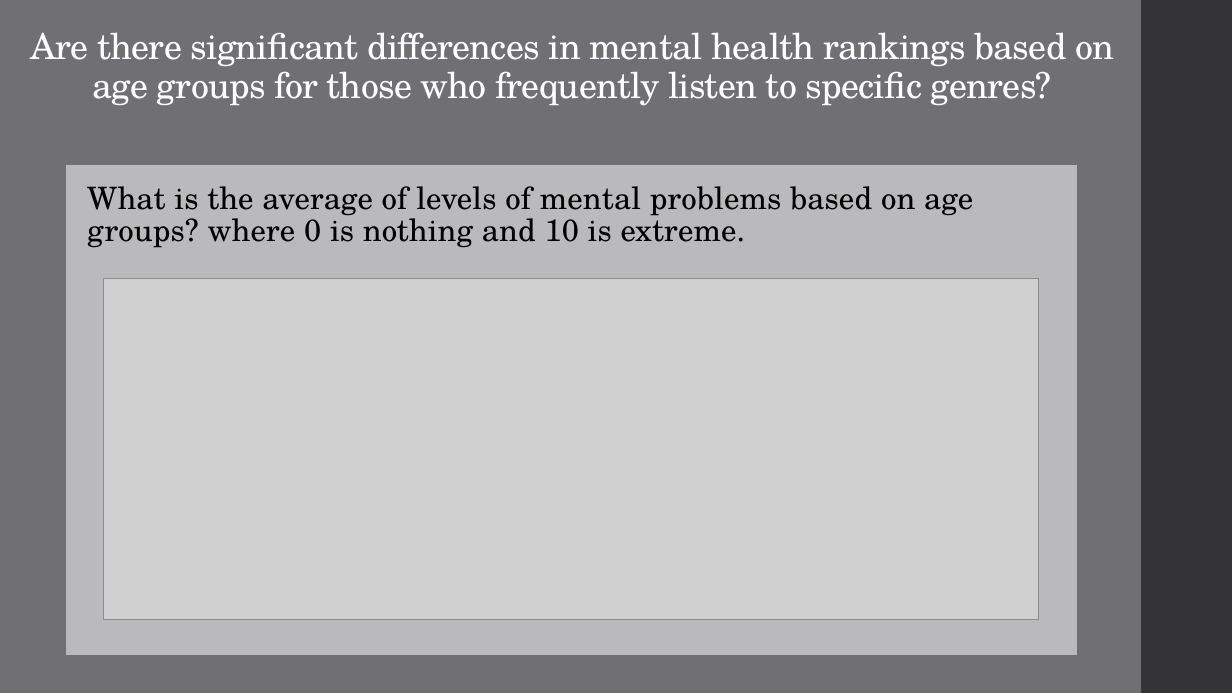
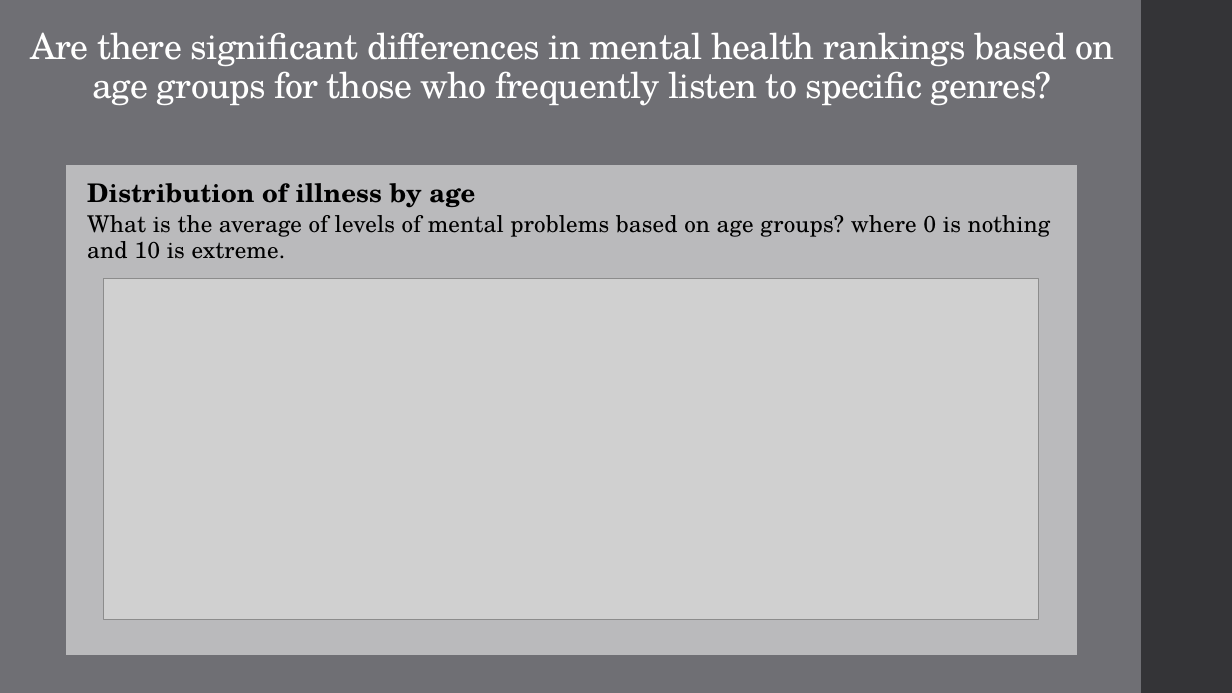
Before and after one commit to TheWizler/project1_group_10, a slide deck: slide 5 of Elizabeth's_work/Project 1 Presentation.pptx (slide 6 before the commit). Drawn at 1232x693 pixels with LibreOffice and Linux fonts; fonts in the diff are those of the drawing; grey boxes stand for pictures. Boxes give left, top, right and bottom in pixels: in the first picture for what was removed or moved away, otherwise in the second. Text is boxed around its words. In the diff, an @@ line names an element or a change of style, - is before the commit and + after.

Commit message:
presentation update

```diff
--- a/Elizabeth's_work/Project 1 Presentation.pptx
+++ b/Elizabeth's_work/Project 1 Presentation.pptx
@@ text at (x1=87, y1=183, x2=475, y2=208): paragraph added @@
+Distribution of illness by age
@@ text at (x1=87, y1=215, x2=1051, y2=259): size 24 to 18 pt in "What is the average of levels of ..."; line spacing 0.85 to 0.95 @@
```
Also in this commit, not shown: 1 slide added, 2 slides removed, 6 other files.
